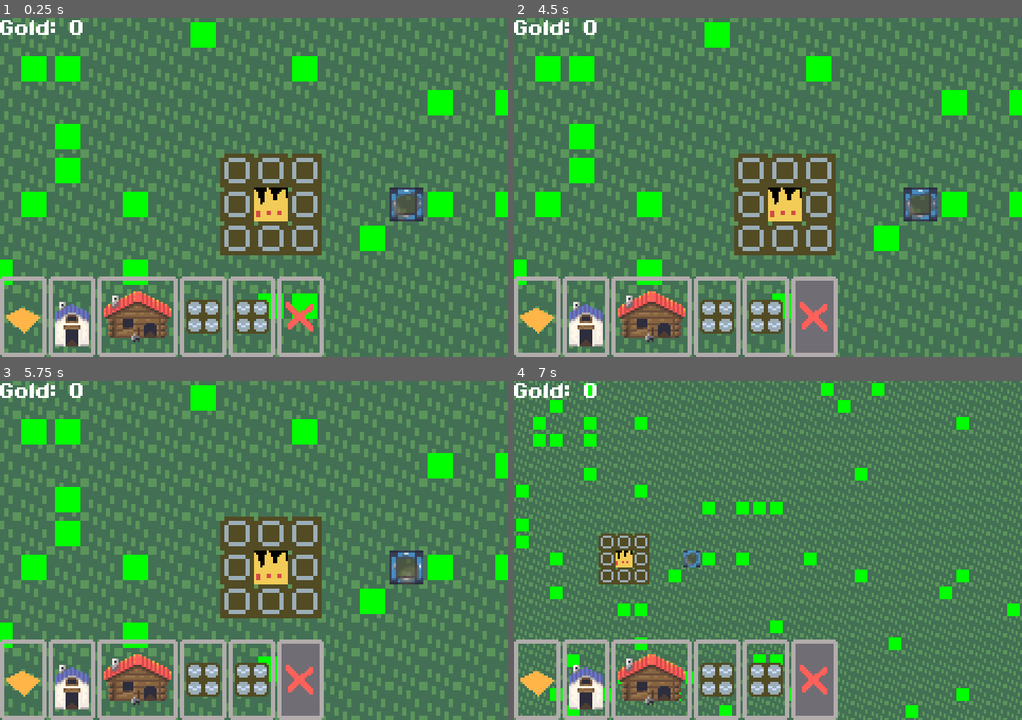
Above: before the commit, frames 1-4 (two rows, left to right).
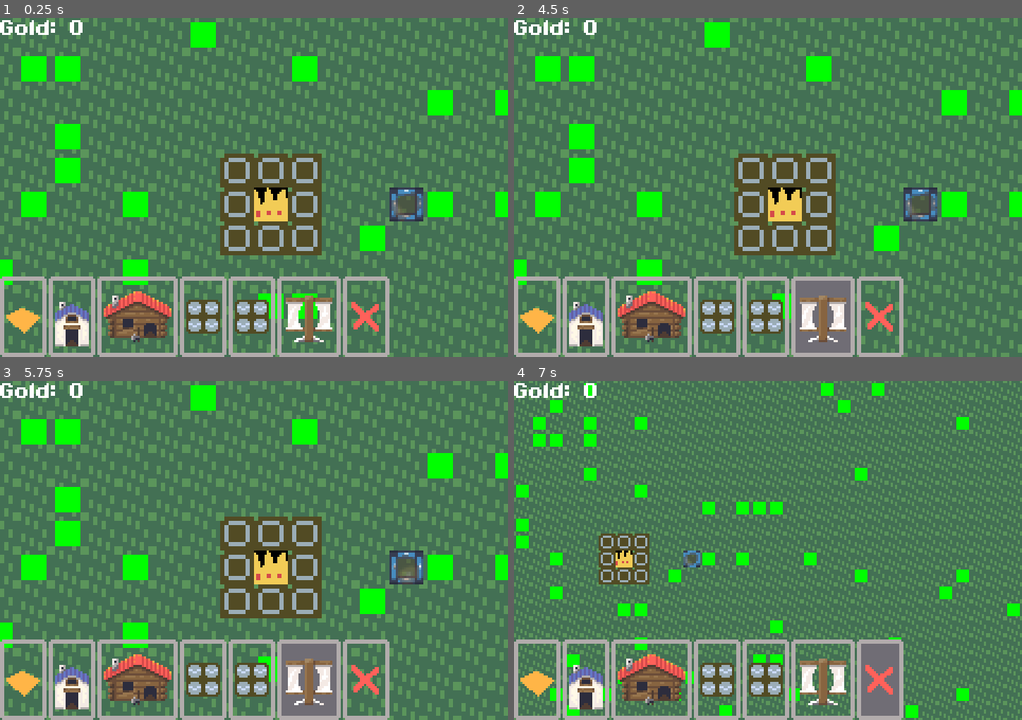
Above: after the commit, the same moments.

Repository: comfy-gamedev/ludum-dare-60
Game: Godot game, scene res://scenes/main/main.tscn
Two runs of this game, one before a commit and one after it. Both use one fixed random seed, a clock stepped at 60 frames per second and the inputs below. The engine's default icon, where the game draws it, is replaced by a stand-in: a white triangle on a blue panel in a dark square.
Inputs (mouse positions are in pixels of both pictures, inside the frame that each line leads up to):
- Up to frame 1 (0.25 s): no input
- Up to frame 2 (4.5 s): click (539, 316) at 0.52 s; click (585, 316) at 1.27 s; click (651, 316) at 2.02 s; click (717, 316) at 2.77 s; click (768, 316) at 3.52 s; click (813, 316) at 4.27 s
- Up to frame 3 (5.75 s): click (309, 679) at 5.02 s
- Up to frame 4 (7 s): click (879, 679) at 5.77 s; tap Enter at 6.5 s; move the mouse to (879, 533) at 6.52 s; hold D (pan_right) from 6.53 s (still down); hold Mouse wheel up (zoom_toggle) from 6.53 s (still down); click (879, 533) at 6.67 s

The runs differ from the first frame. In frame 1, 2.0% of the frame differs, in the area x 56-77%, y 76-100%; in frame 2, 2.4%; in frame 3, 2.4%; in frame 4, 4.3%, in the area x 55-77%, y 76-100%.

Commit message:
Add mill building.

Diff:
--- /dev/null
+++ b/entities/buildings/mill/mill.gd
@@ -0,0 +1,44 @@
+extends BaseBuilding
+
+
+func _ready() -> void:
+	if is_preview:
+		return
+
+	Main.current.register_tick_entity(self)
+	Main.current.building_add_part(self, grid_pos, 0)
+	Main.current.building_add_part(self, grid_pos + Vector2i(-1, 0), 0)
+	Main.current.building_add_part(self, grid_pos + Vector2i(0, -1), 0)
+	Main.current.building_add_part(self, grid_pos + Vector2i(-1, -1), 0)
+
+
+func tick(t: int) -> void:
+	if t == Main.CYCLE_END:
+		_reset()
+		return
+
+
+
+
+func _reset() -> void:
+	pass
+
+
+func can_place_item(_pos: Vector2i, _item: Item) -> bool:
+	return false
+
+
+func can_take_item(_pos: Vector2i) -> bool:
+	return false
+
+
+func place_item(_pos: Vector2i, _item_inst: ItemInstance) -> void:
+	pass
+
+
+func get_item(_pos: Vector2i) -> ItemInstance:
+	return null
+
+
+func take_item(_pos: Vector2i) -> ItemInstance:
+	return null
--- /dev/null
+++ b/entities/buildings/mill/mill.tscn
@@ -0,0 +1,61 @@
+[gd_scene format=3 uid="uid://bhidbucpi8uts"]
+
+[ext_resource type="Script" uid="uid://bq2nspmf72obm" path="res://entities/buildings/mill/mill.gd" id="1_tm3yl"]
+[ext_resource type="Texture2D" uid="uid://0eonld0cow8h" path="res://entities/buildings/mill/mill_sheet.png" id="2_em1ol"]
+
+[sub_resource type="AtlasTexture" id="AtlasTexture_fft10"]
+atlas = ExtResource("2_em1ol")
+region = Rect2(30, 0, 30, 66)
+
+[sub_resource type="AtlasTexture" id="AtlasTexture_7ttao"]
+atlas = ExtResource("2_em1ol")
+region = Rect2(60, 0, 30, 66)
+
+[sub_resource type="AtlasTexture" id="AtlasTexture_nfvdv"]
+atlas = ExtResource("2_em1ol")
+region = Rect2(90, 0, 30, 66)
+
+[sub_resource type="AtlasTexture" id="AtlasTexture_aixmg"]
+atlas = ExtResource("2_em1ol")
+region = Rect2(0, 0, 30, 66)
+
+[sub_resource type="AtlasTexture" id="AtlasTexture_em1ol"]
+atlas = ExtResource("2_em1ol")
+region = Rect2(0, 0, 30, 66)
+
+[sub_resource type="SpriteFrames" id="SpriteFrames_io6xe"]
+animations = [{
+"frames": [{
+"duration": 0.75,
+"texture": SubResource("AtlasTexture_fft10")
+}, {
+"duration": 0.5,
+"texture": SubResource("AtlasTexture_7ttao")
+}, {
+"duration": 0.75,
+"texture": SubResource("AtlasTexture_nfvdv")
+}, {
+"duration": 3.0,
+"texture": SubResource("AtlasTexture_aixmg")
+}],
+"loop": 1,
+"name": &"active",
+"speed": 3.0
+}, {
+"frames": [{
+"duration": 1.0,
+"texture": SubResource("AtlasTexture_em1ol")
+}],
+"loop": 0,
+"name": &"inactive",
+"speed": 5.0
+}]
+
+[node name="Mill" type="Node2D" unique_id=1499756953]
+script = ExtResource("1_tm3yl")
+
+[node name="AnimatedSprite2D" type="AnimatedSprite2D" parent="." unique_id=287225285]
+position = Vector2(-2, 30)
+sprite_frames = SubResource("SpriteFrames_io6xe")
+animation = &"inactive"
+offset = Vector2(2, -49)
--- a/scenes/main/main.gd
+++ b/scenes/main/main.gd
@@ -99,6 +99,7 @@
 	hotbar.add_hotbar_item(preload("uid://cormy5n4pqvl3"), [ToolKind.BUILDING, [preload("uid://c8pct81rwige"), false]])
 	hotbar.add_hotbar_item(preload("uid://bxo6h0qpw2tyl"), [ToolKind.BUILDING, [preload("uid://qwy22yet3em5"), true]])
 	hotbar.add_hotbar_item(preload("uid://bxo6h0qpw2tyl"), [ToolKind.BUILDING, [preload("uid://cy1ktd1fykiqy"), false]])
+	hotbar.add_hotbar_item(preload("uid://c66sjdv05xkx1"), [ToolKind.BUILDING, [preload("uid://bhidbucpi8uts"), false]])
 	hotbar.add_hotbar_item(preload("uid://r63jdvojly4a"), [ToolKind.ERASE, []])
 
 
Binary file added: entities/buildings/logging_cabin/logging_cabin.aseprite
Binary file added: entities/buildings/mill/mill.aseprite
Not shown, added: entities/buildings/mill/mill.gd.uid
Binary file added: entities/buildings/mill/mill_button.png
Not shown, added: entities/buildings/mill/mill_button.png.import
Binary file added: entities/buildings/mill/mill_sheet.png
Not shown, added: entities/buildings/mill/mill_sheet.png.import
Binary file added: entities/little_guy/little_guy.aseprite
Binary file changed: entities/little_guy/little_guy_sheet.png
